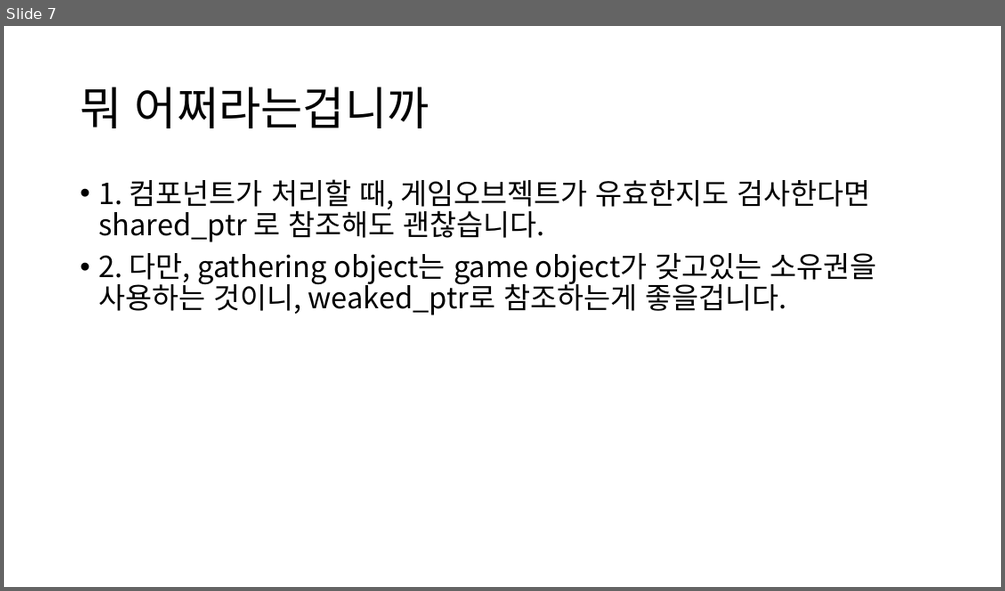
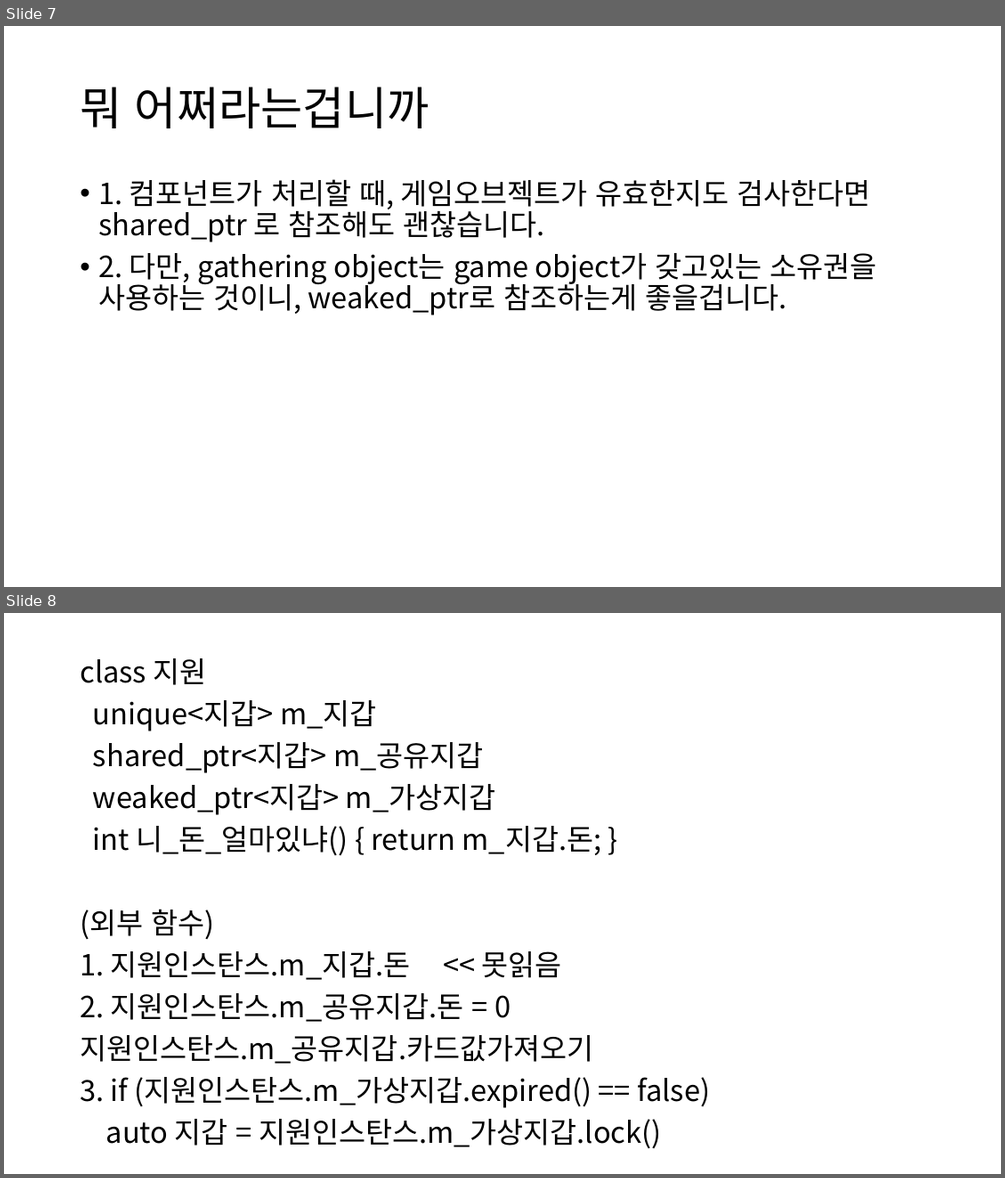
Before and after one commit to kimgaejin/CodeReview, a slide deck: #presentations/004_kimgaejin_smartPointer.pptx. Shown one above the other, each under a label of ours: slide 7 before the commit, slides 7 and 8 after it. The pictures are 1005x591 and 1005x1178 pixels, drawn with LibreOffice and Linux fonts; fonts in the diff are those of the drawing. Boxes give left, top, right and bottom in pixels: in the first picture for what was removed or moved away, otherwise in the second. Text is boxed around its words. In the diff, an @@ line names an element or a change of style, - is before the commit and + after.

```diff
--- a/#presentations/004_kimgaejin_smartPointer.pptx
+++ b/#presentations/004_kimgaejin_smartPointer.pptx
@@ slide 8 added at (x1=4, y1=613, x2=1001, y2=1174), background #FFFFFF @@
@@ text added at (x1=80, y1=658, x2=710, y2=1148), 28 pt, text #000000 @@
+class 지원
+unique<지갑> m_지갑
+shared_ptr<지갑> m_공유지갑
+weaked_ptr<지갑> m_가상지갑
+int 니_돈_얼마있냐() { return m_지갑.돈; }
+(외부 함수)
+1. 지원인스탄스.m_지갑.돈 << 못읽음
+2. 지원인스탄스.m_공유지갑.돈 = 0
+지원인스탄스.m_공유지갑.카드값가져오기
+3. if (지원인스탄스.m_가상지갑.expired() == false)
+auto 지갑 = 지원인스탄스.m_가상지갑.lock()
```
Also in this commit, not shown: 2 slides changed, 1 slide removed.
